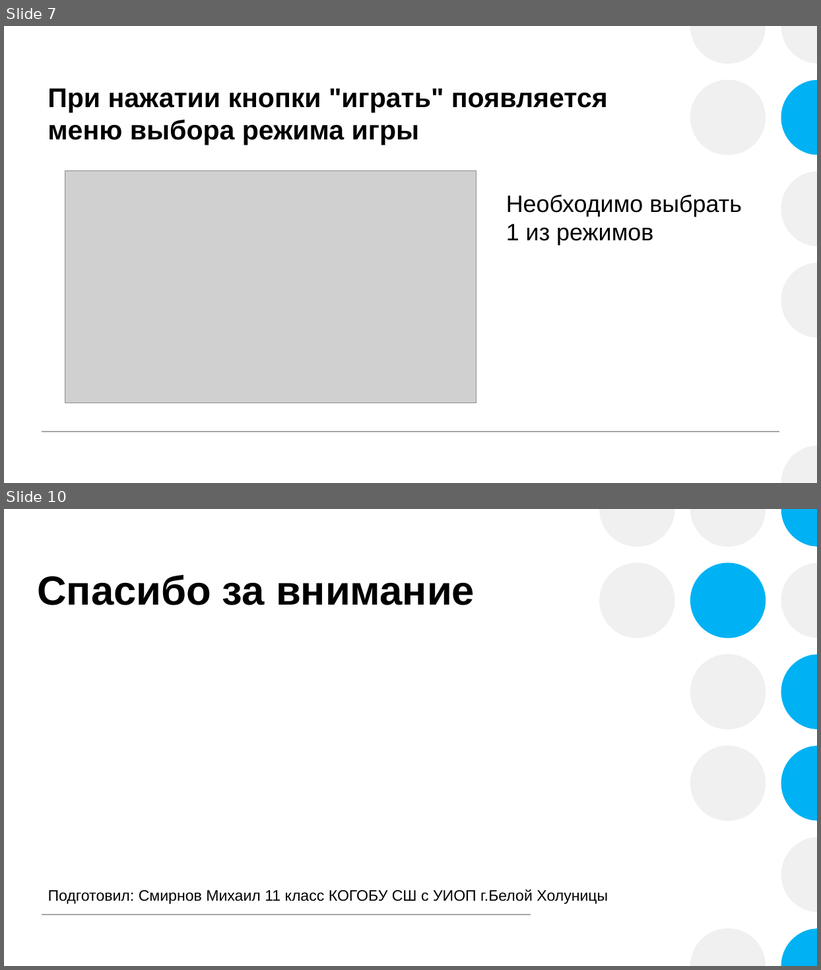
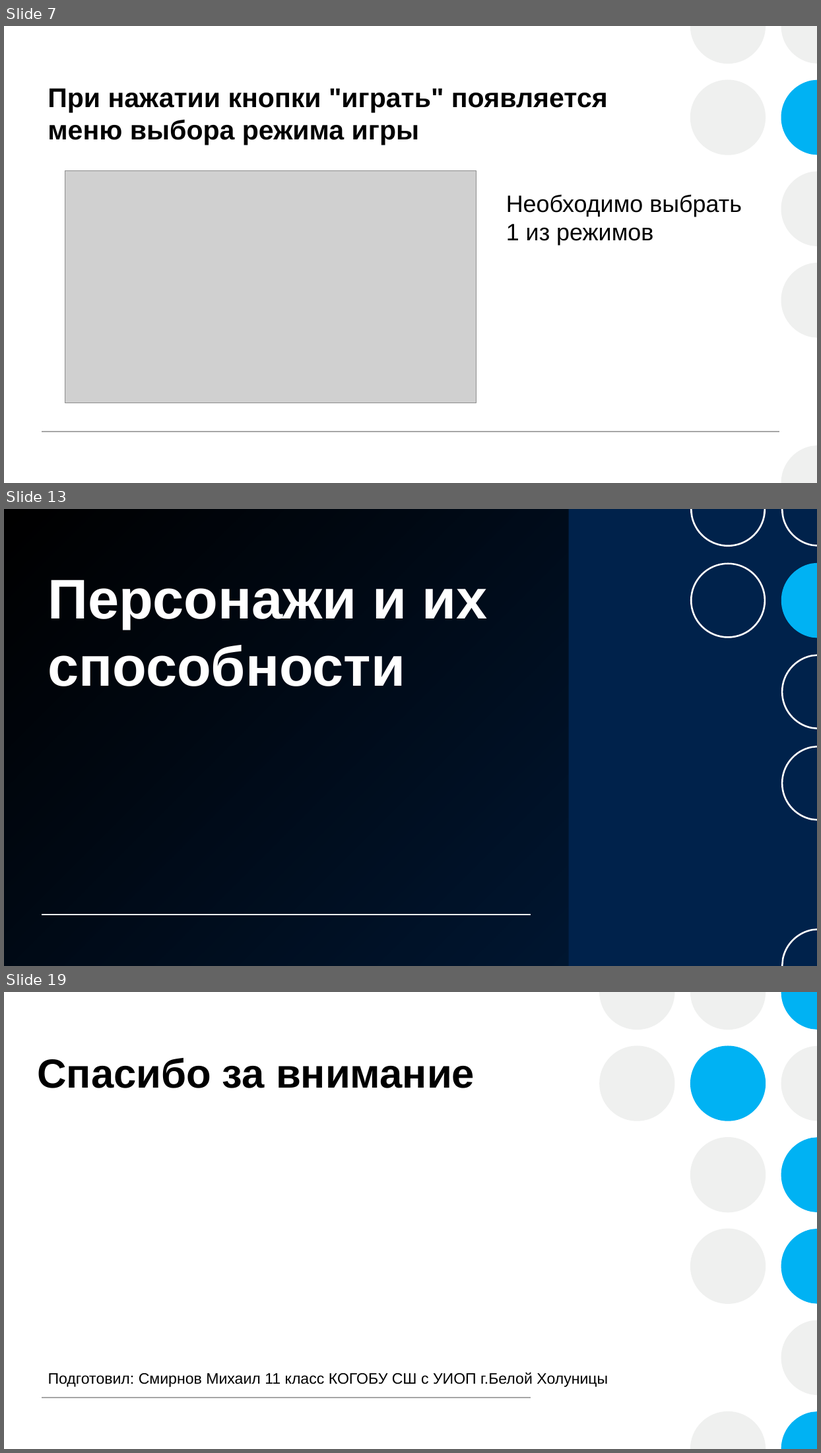
Before and after one commit to Lucian-y02/Quad-Mayhem, a slide deck: Проект pygame.pptx. Shown one above the other, each under a label of ours: slides 7 and 10 before the commit, slides 7, 13 and 19 after it; the slides between them are not shown. The pictures are 821x970 and 821x1453 pixels, drawn with LibreOffice and Linux fonts; fonts in the diff are those of the drawing; grey boxes stand for pictures; background and template pictures are left out. Boxes give left, top, right and bottom in pixels: in the first picture for what was removed or moved away, otherwise in the second. Text is boxed around its words. In the diff, an @@ line names an element or a change of style, - is before the commit and + after.

```diff
--- a/Проект pygame.pptx
+++ b/Проект pygame.pptx
@@ slide 13 added at box(4, 509, 817, 966), background picture (left out); not listed: 1 template element that a slide beside it also shows @@
@@ rectangle added at box(4, 509, 817, 966), fill #00224B @@
@@ rectangle added at box(4, 509, 569, 966), fill gradient #000000 @@
@@ group added at box(418, 509, 817, 966): 13 freeform shapes @@
@@ title added at box(48, 580, 488, 687), 66 pt, text #FFFFFF, bold @@
+Персонажи и их способности
@@ line added from (42, 916) to (531, 916), #EFF0EF 1 pt @@
@@ group added at box(691, 509, 817, 966): 7 freeform shapes @@
@@ what was slide 10 is now slide 19 @@
```
Also in this commit, not shown: 3 slides changed, 8 other slides added.
